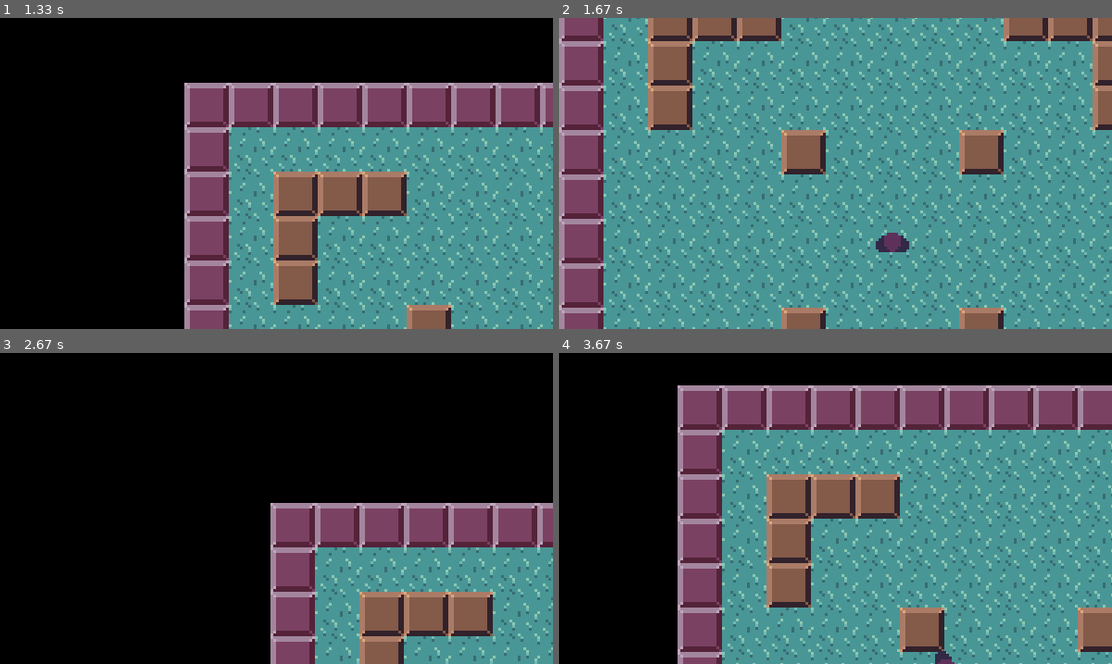
Above: before the commit, frames 1-4 (two rows, left to right).
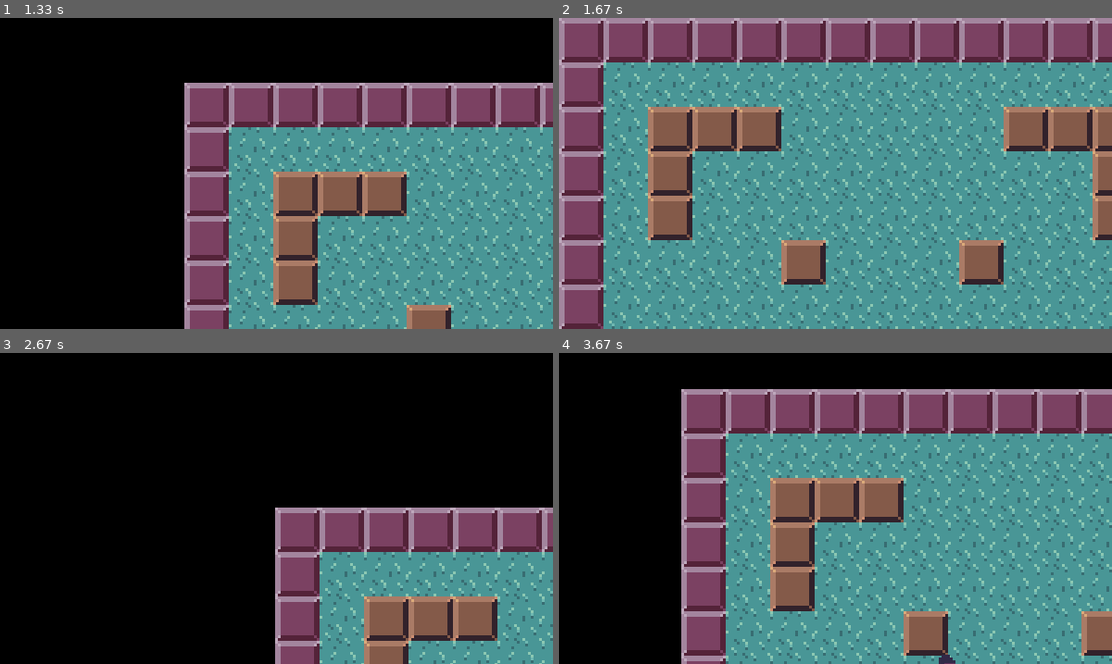
Above: after the commit, the same moments.

Repository: BarbosaNath/Python-Projects
Game: pygame game, started from Pygame/2D Engine/main.py
Two runs of this game, one before a commit and one after it. Both use one fixed random seed, a clock stepped at 60 frames per second and the inputs below.
Inputs:
- Up to frame 1 (1.33 s): tap 4 at 0.33 s; tap 5 at 0.67 s; tap 6 at 1 s
- Up to frame 2 (1.67 s): tap 2 at 1.33 s
- Up to frame 3 (2.67 s): tap 4 at 1.67 s; tap 5 at 2 s; tap 1 at 2.33 s
- Up to frame 4 (3.67 s): tap 3 at 2.67 s; hold W 3-3.53 s; hold Left 3-3.53 s; hold 7 from 3.57 s (still down); hold Left from 3.57 s (still down)

Frame 1 is identical in both runs. In frame 2, 50% of the frame differs, in the area x 0-100%, y 0-100%; in frame 3, 12%; in frame 4, 23%.

Commit message:
updated the temporary zoom method, not final yet

Diff:
--- a/Pygame/2D Engine/Entity/entity.py
+++ b/Pygame/2D Engine/Entity/entity.py
@@ -20,18 +20,18 @@
 
         self.state = {}
 
-        self.spd = 1        # speed
+        self.speed = 1        # speed
         self.dir = (0, 0)    # direction list
         self.position = list(position)  # position array
-        self.accel = self.dir * self.spd  # acceleration array
+        self.accel = self.dir * self.speed  # acceleration array
 
         self.is_colliding = False
 
         self.last_position = self.position
 
     def move(self):
-        accel_x = self.dir[0] * self.spd
-        accel_y = self.dir[1] * self.spd
+        accel_x = self.dir[0] * self.speed
+        accel_y = self.dir[1] * self.speed
         self.accel = (accel_x, accel_y)
         self.position = [x + y for x, y in zip(self.position, self.accel)]
 
--- a/Pygame/2D Engine/Entity/player.py
+++ b/Pygame/2D Engine/Entity/player.py
@@ -1,5 +1,6 @@
 from Entity.person import Person
 from globals import pygame
+from globals import GAME_SCALE
 from numpy import arctan2, pi
 import key_input as K
 
@@ -66,6 +67,9 @@
                                * self.scale[1])
         self.collide_box.center = self.rect.center
 
+    def reset(self):
+        self.speed = (GAME_SCALE[0]/3)*2.5
+
     def update(self):
         super().update()
 
--- a/Pygame/2D Engine/globals.py
+++ b/Pygame/2D Engine/globals.py
@@ -6,7 +6,7 @@
 HALF_SCREEN = (int(SCREEN_SIZE[0]/2), int(SCREEN_SIZE[1]/2))
 
 
-def zoom(zoom_value, decimal=None):
+def zoom(zoom_value, decimal=None, reseters=[]):
     if isinstance(zoom, tuple):
         GAME_SCALE[0] += zoom_value[0]
         GAME_SCALE[1] += zoom_value[1]
@@ -17,3 +17,6 @@
     if decimal is not None:
         GAME_SCALE[0] = round(GAME_SCALE[0], decimal)
         GAME_SCALE[1] = round(GAME_SCALE[1], decimal)
+
+    for r in reseters:
+        r.reset()
--- a/Pygame/2D Engine/key_input.py
+++ b/Pygame/2D Engine/key_input.py
@@ -37,3 +37,141 @@
         return True
     else:
         return False
+
+
+# pygame
+# Constant      ASCII   Description
+# ---------------------------------
+# K_BACKSPACE   \b      backspace
+# K_TAB         \t      tab
+# K_CLEAR               clear
+# K_RETURN      \r      return
+# K_PAUSE               pause
+# K_ESCAPE      ^[      escape
+# K_SPACE               space
+# K_EXCLAIM     !       exclaim
+# K_QUOTEDBL    "       quotedbl
+# K_HASH        #       hash
+# K_DOLLAR      $       dollar
+# K_AMPERSAND   &       ampersand
+# K_QUOTE               quote
+# K_LEFTPAREN   (       left parenthesis
+# K_RIGHTPAREN  )       right parenthesis
+# K_ASTERISK    *       asterisk
+# K_PLUS        +       plus sign
+# K_COMMA       ,       comma
+# K_MINUS       -       minus sign
+# K_PERIOD      .       period
+# K_SLASH       /       forward slash
+# K_0           0       0
+# K_1           1       1
+# K_2           2       2
+# K_3           3       3
+# K_4           4       4
+# K_5           5       5
+# K_6           6       6
+# K_7           7       7
+# K_8           8       8
+# K_9           9       9
+# K_COLON       :       colon
+# K_SEMICOLON   ;       semicolon
+# K_LESS        <       less-than sign
+# K_EQUALS      =       equals sign
+# K_GREATER     >       greater-than sign
+# K_QUESTION    ?       question mark
+# K_AT          @       at
+# K_LEFTBRACKET [       left bracket
+# K_BACKSLASH   \       backslash
+# K_RIGHTBRACKET ]      right bracket
+# K_CARET       ^       caret
+# K_UNDERSCORE  _       underscore
+# K_BACKQUOTE   `       grave
+# K_a           a       a
+# K_b           b       b
+# K_c           c       c
+# K_d           d       d
+# K_e           e       e
+# K_f           f       f
+# K_g           g       g
+# K_h           h       h
+# K_i           i       i
+# K_j           j       j
+# K_k           k       k
+# K_l           l       l
+# K_m           m       m
+# K_n           n       n
+# K_o           o       o
+# K_p           p       p
+# K_q           q       q
+# K_r           r       r
+# K_s           s       s
+# K_t           t       t
+# K_u           u       u
+# K_v           v       v
+# K_w           w       w
+# K_x           x       x
+# K_y           y       y
+# K_z           z       z
+# K_DELETE              delete
+# K_KP0                 keypad 0
+# K_KP1                 keypad 1
+# K_KP2                 keypad 2
+# K_KP3                 keypad 3
+# K_KP4                 keypad 4
+# K_KP5                 keypad 5
+# K_KP6                 keypad 6
+# K_KP7                 keypad 7
+# K_KP8                 keypad 8
+# K_KP9                 keypad 9
+# K_KP_PERIOD   .       keypad period
+# K_KP_DIVIDE   /       keypad divide
+# K_KP_MULTIPLY *       keypad multiply
+# K_KP_MINUS    -       keypad minus
+# K_KP_PLUS     +       keypad plus
+# K_KP_ENTER    \r      keypad enter
+# K_KP_EQUALS   =       keypad equals
+# K_UP                  up arrow
+# K_DOWN                down arrow
+# K_RIGHT               right arrow
+# K_LEFT                left arrow
+# K_INSERT              insert
+# K_HOME                home
+# K_END                 end
+# K_PAGEUP              page up
+# K_PAGEDOWN            page down
+# K_F1                  F1
+# K_F2                  F2
+# K_F3                  F3
+# K_F4                  F4
+# K_F5                  F5
+# K_F6                  F6
+# K_F7                  F7
+# K_F8                  F8
+# K_F9                  F9
+# K_F10                 F10
+# K_F11                 F11
+# K_F12                 F12
+# K_F13                 F13
+# K_F14                 F14
+# K_F15                 F15
+# K_NUMLOCK             numlock
+# K_CAPSLOCK            capslock
+# K_SCROLLOCK           scrollock
+# K_RSHIFT              right shift
+# K_LSHIFT              left shift
+# K_RCTRL               right control
+# K_LCTRL               left control
+# K_RALT                right alt
+# K_LALT                left alt
+# K_RMETA               right meta
+# K_LMETA               left meta
+# K_LSUPER              left Windows key
+# K_RSUPER              right Windows key
+# K_MODE                mode shift
+# K_HELP                help
+# K_PRINT               print screen
+# K_SYSREQ              sysrq
+# K_BREAK               break
+# K_MENU                menu
+# K_POWER               power
+# K_EURO                Euro
--- a/Pygame/2D Engine/main.py
+++ b/Pygame/2D Engine/main.py
@@ -31,7 +31,7 @@
 p = Player([w.width//2,  w.height//2], (16, 16),
            "Assets/Character.png", GAME_SCALE)
 p.animation_speed = 120
-p.spd = (GAME_SCALE[0]/3)*2.5
+p.speed = (GAME_SCALE[0]/3)*2.5
 
 player_group = pygame.sprite.Group(p)
 # </>
@@ -70,21 +70,16 @@
     p.key_input(pygame.key.get_pressed())
 
     if pygame.key.get_pressed()[pygame.K_4]:
-        zoom(-.01, 2)
-        w.reset()
-        border = Border(cam, (0, 0, w.width, w.height))
-        if cam.get_method() == "Border":
-            cam.set_method(border)
-        p.spd = (GAME_SCALE[0]/3)*2.5
+        zoom(-.01, 2, [w, p])
 
     if pygame.key.get_pressed()[pygame.K_5]:
-        zoom(.01, 2)
-        w.reset()
-        border = Border(cam, (0, 0, w.width, w.height))
-        if cam.get_method() == "Border":
-            cam.set_method(border)
-        p.spd = (GAME_SCALE[0]/3)*2.5
+        zoom(.01, 2, [w, p])
+
     SCREEN.fill((0, 0, 0))
+
+    border = Border(cam, (0, 0, w.width, w.height))
+    if cam.get_method() == "Border":
+        cam.set_method(border)
 
     cam.scroll()
     w.camera_offset_x = cam.offset.x
@@ -96,9 +91,7 @@
     w.draw(SCREEN)
 
     player_group.update()
-
     p.collide(w.tile_rects)
-
     p.draw(SCREEN)
 
     # <> Draw debug boxes
